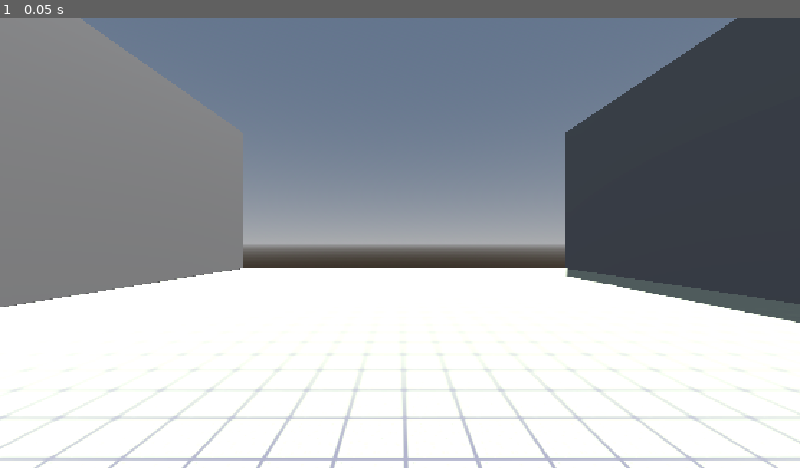
Above: before the commit, frame 1.
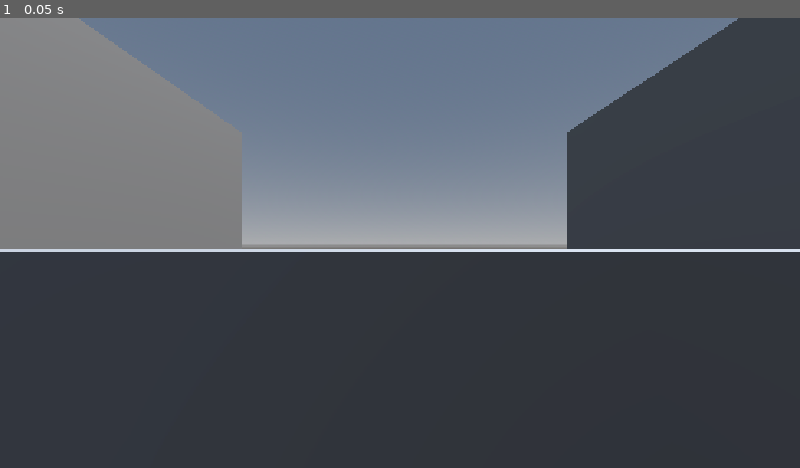
Above: after the commit, the same moment.

Repository: tuff-games-inc/inspector
Game: Godot game, scene res://main.tscn
Same seed, same stepped clock (60 frames per second), same inputs: the game is played once before the commit and once after it.
Inputs:
- Up to frame 1 (0.05 s): no input

The runs differ from the first frame. In frame 1, 46% of the frame differs, in the area x 0-100%, y 0-100%.

Commit message:
add more walls

Diff:
--- a/main.tscn
+++ b/main.tscn
@@ -22,7 +22,7 @@
 uv2_scale = Vector3(1.08, 1.08, 1.08)
 
 [sub_resource type="BoxMesh" id="BoxMesh_g4v7s"]
-size = Vector3(1.7929688, 5.0573425, 2.5114746)
+size = Vector3(1.6899414, 5.0573425, 2.5114746)
 
 [node name="Node3D" type="Node3D" unique_id=586525987]
 
@@ -48,3 +48,7 @@
 [node name="MeshInstance3D3" type="MeshInstance3D" parent="." unique_id=1865373019]
 transform = Transform3D(1.1493076, 0, 0, 0, 1.5612031, 0, 0, 0, 8.29049, -9.968021, 3.7824442, -6.265433)
 mesh = SubResource("BoxMesh_g4v7s")
+
+[node name="MeshInstance3D4" type="MeshInstance3D" parent="." unique_id=9968653]
+transform = Transform3D(-1.733884e-08, 0, -8.028268, 0, 0.38906533, 0, 0.3966664, 0, -3.5092674e-07, 0.097753525, 0.40398097, -2.110262)
+mesh = SubResource("BoxMesh_g4v7s")
